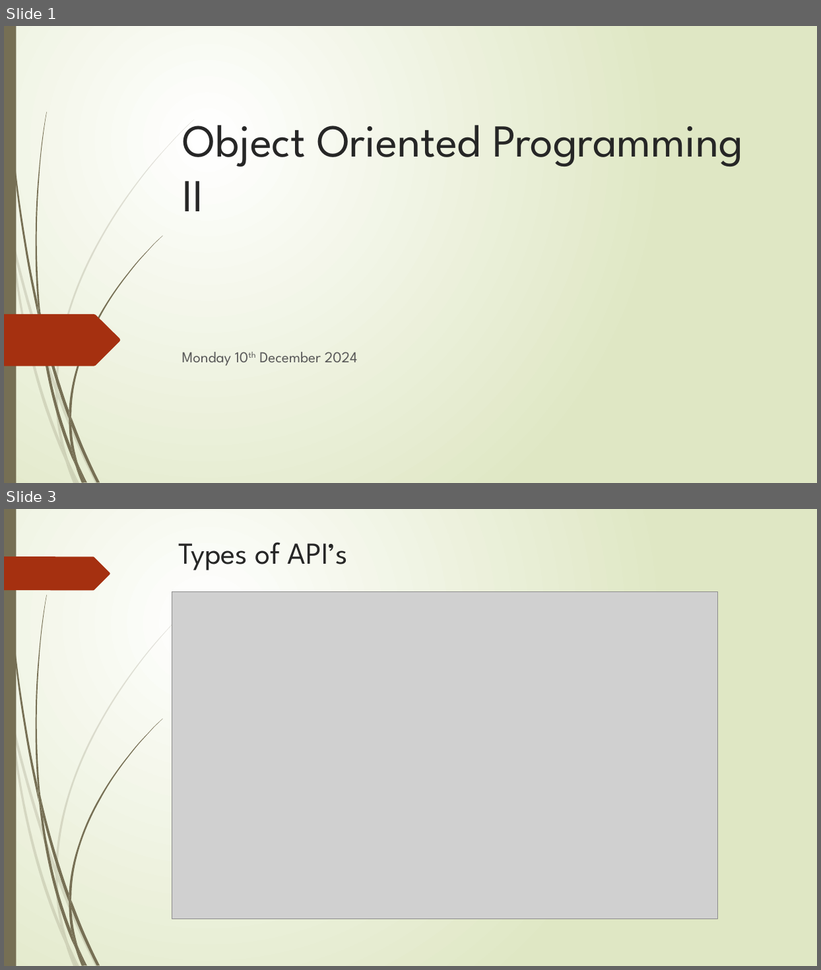
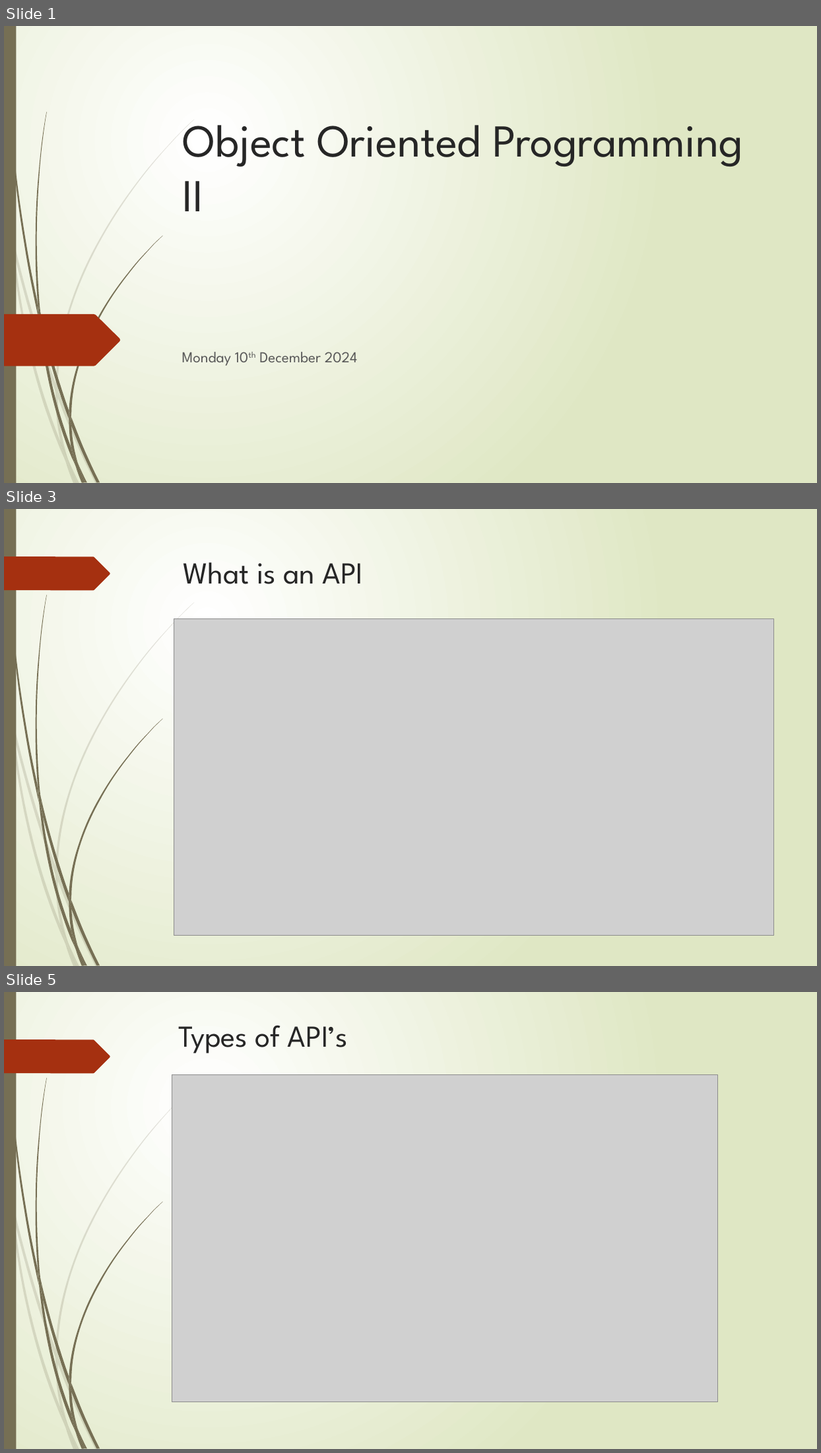
Before and after one commit to widjesh/object-oriented-programming-II, a slide deck: Slides/10 December.pptx. Shown one above the other, each under a label of ours: slides 1 and 3 before the commit, slides 1, 3 and 5 after it; the slides between them are not shown. The pictures are 821x970 and 821x1453 pixels, drawn with LibreOffice and Linux fonts; fonts in the diff are those of the drawing; grey boxes stand for pictures. Boxes give left, top, right and bottom in pixels: in the first picture for what was removed or moved away, otherwise in the second. Text is boxed around its words. In the diff, an @@ line names an element or a change of style, - is before the commit and + after.

```diff
--- a/Slides/10 December.pptx
+++ b/Slides/10 December.pptx
@@ slide 3 added at (x1=4, y1=509, x2=817, y2=966), background gradient #FFFFFF to #DFE8C4; not listed: 24 template elements that a slide beside it also shows @@
@@ title added at (x1=183, y1=562, x2=364, y2=584), 36 pt, text #262626 @@
+What is an API
@@ picture added at (x1=174, y1=619, x2=774, y2=935) @@
@@ what was slide 3 is now slide 5 @@
```
Also in this commit, not shown: 1 slide changed, 2 other slides added.
